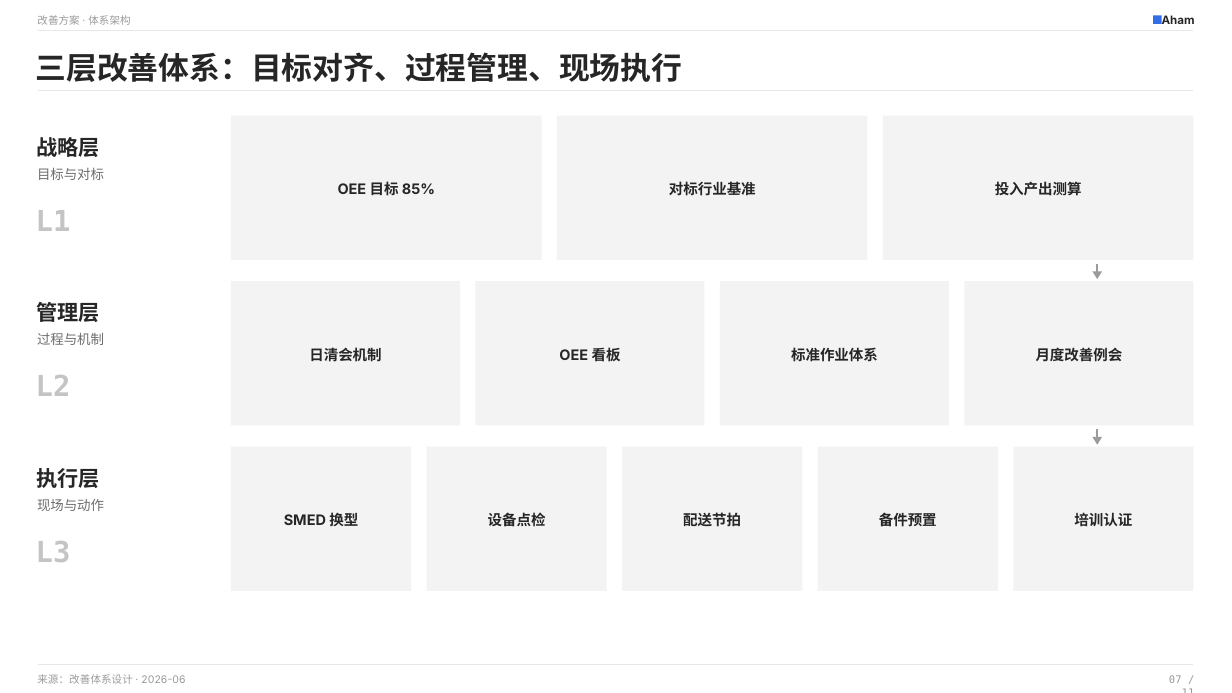
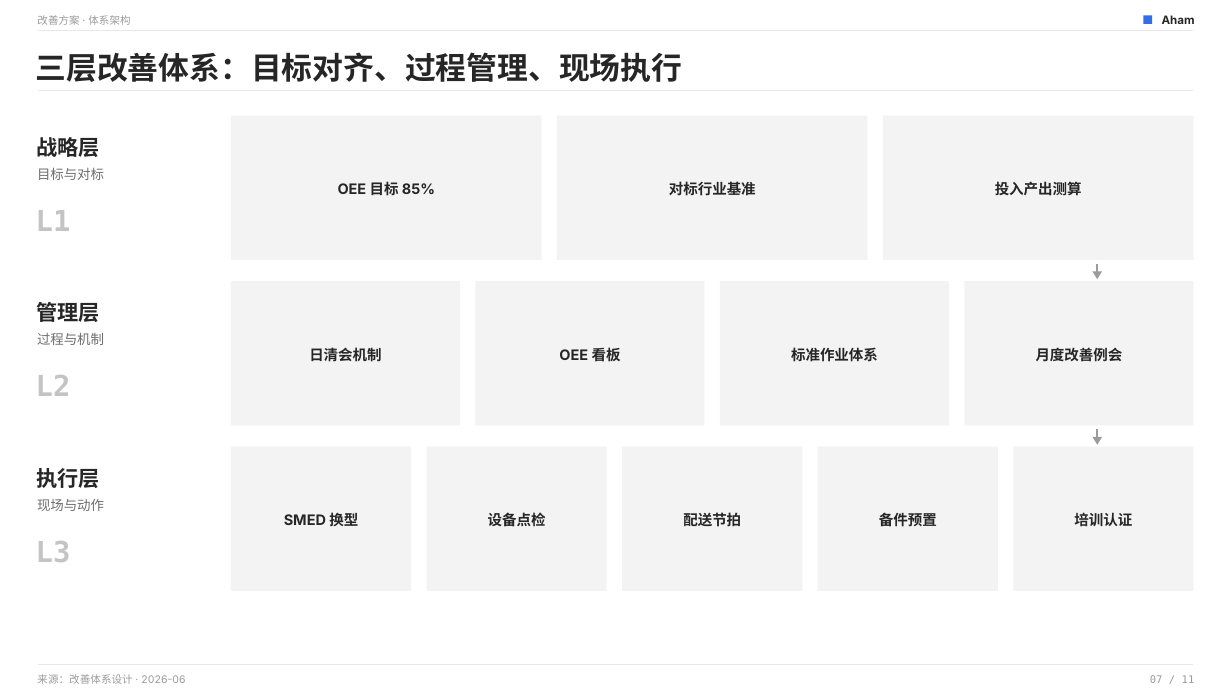
Before and after one commit to li599198347-svg/aham-ppt, a slide deck: slide 7 of examples/aham-ppt-v6.1-demo.pptx. Drawn at 1232x693 pixels with LibreOffice and Linux fonts; fonts in the diff are those of the drawing. Boxes give left, top, right and bottom in pixels: in the first picture for what was removed or moved away, otherwise in the second. Text is boxed around its words. In the diff, an @@ line names an element or a change of style, - is before the commit and + after.

```diff
--- a/examples/aham-ppt-v6.1-demo.pptx
+++ b/examples/aham-ppt-v6.1-demo.pptx
@@ rectangle: place and size @@
-rectangle at (1153, 16, 1162, 24)
+rectangle at (1144, 16, 1153, 24)
@@ text "07 / 11" rewrapped from (1169, 675, 1182, 683) to (1150, 675, 1195, 683) @@
```
Also in this commit, not shown: 10 other slides changed, 10 other files.
